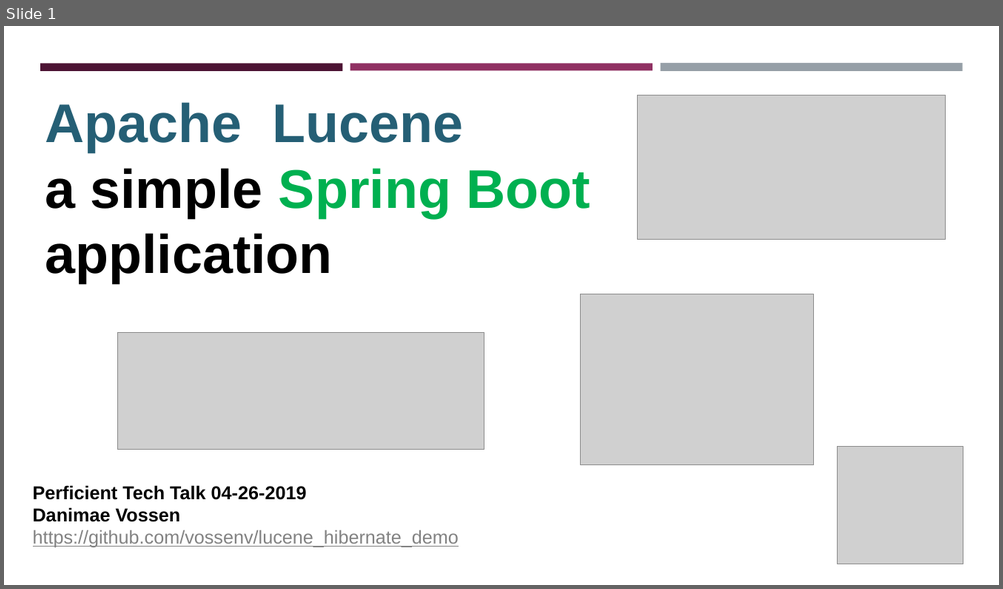
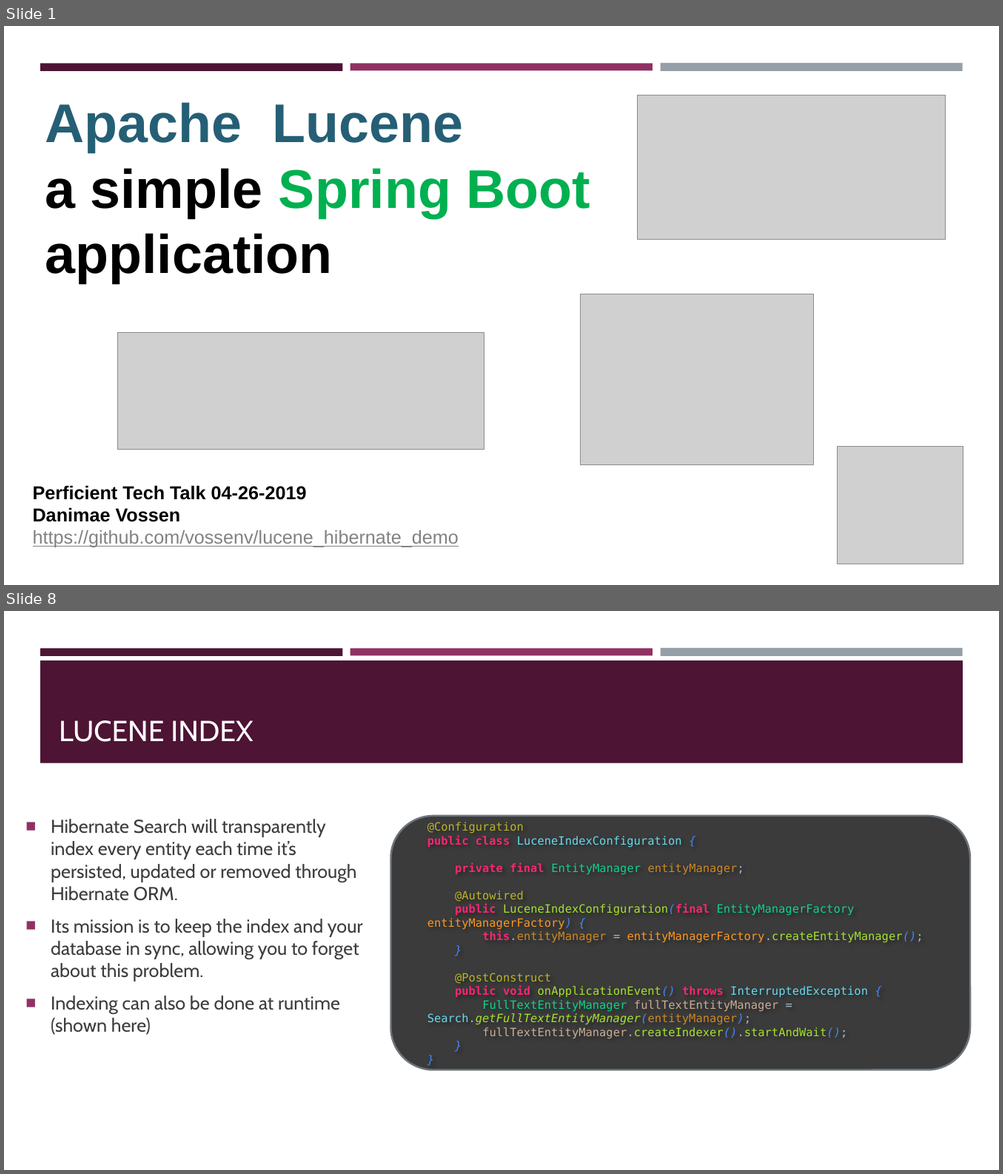
Before and after one commit to vossenv/lucene_hibernate_demo, a slide deck: lucenify.pptx. Shown one above the other, each under a label of ours: slide 1 before the commit, slides 1 and 8 after it; the slides between them are not shown. The pictures are 1003x589 and 1003x1174 pixels, drawn with LibreOffice and Linux fonts; fonts in the diff are those of the drawing; grey boxes stand for pictures. Boxes give left, top, right and bottom in pixels: in the first picture for what was removed or moved away, otherwise in the second. Text is boxed around its words. In the diff, an @@ line names an element or a change of style, - is before the commit and + after.

```diff
--- a/lucenify.pptx
+++ b/lucenify.pptx
@@ slide 8 added at (x1=4, y1=611, x2=999, y2=1170), background #FFFFFF; not listed: 3 template elements that a slide beside it also shows @@
@@ rectangle added at (x1=40, y1=661, x2=963, y2=763), fill #4D1434 @@
@@ title added at (x1=59, y1=721, x2=253, y2=742), 28 pt, text #FFFFFF @@
+LUCENE INDEX
@@ text added at (x1=51, y1=819, x2=363, y2=1035), 18 pt, text #3D3D3D @@
+■ Hibernate Search will transparently index every entity each time it’s persisted, updated or removed through Hibernate ORM.
+■ Its mission is to keep the index and your database in sync, allowing you to forget about this problem.
+■ Indexing can also be done at runtime (shown here)
@@ rounded rectangle added at (x1=390, y1=816, x2=970, y2=1071), fill #3B3B3B, outline #6F767C 1.75 pt @@
@@ text added at (x1=427, y1=822, x2=923, y2=1039), 11 pt, text #A6E22E @@
+@Configuration
+public class LuceneIndexConfiguration {
+private final EntityManager entityManager;
+@Autowired
+public LuceneIndexConfiguration(final EntityManagerFactory entityManagerFactory) {
+this.entityManager = entityManagerFactory.createEntityManager();
+}
+@PostConstruct
+public void onApplicationEvent() throws InterruptedException {
+FullTextEntityManager fullTextEntityManager = Search.getFullTextEntityManager(entityManager);
+fullTextEntityManager.createIndexer().startAndWait();
+}
+}
```
Also in this commit, not shown: 4 slides changed, 9 other slides added, 2 slides removed, 6 other files.
